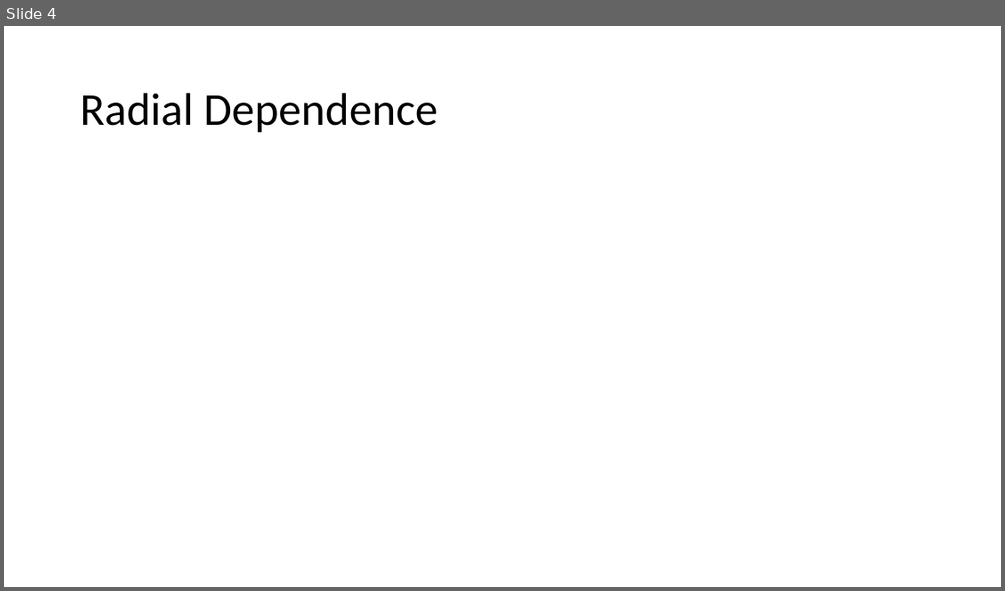
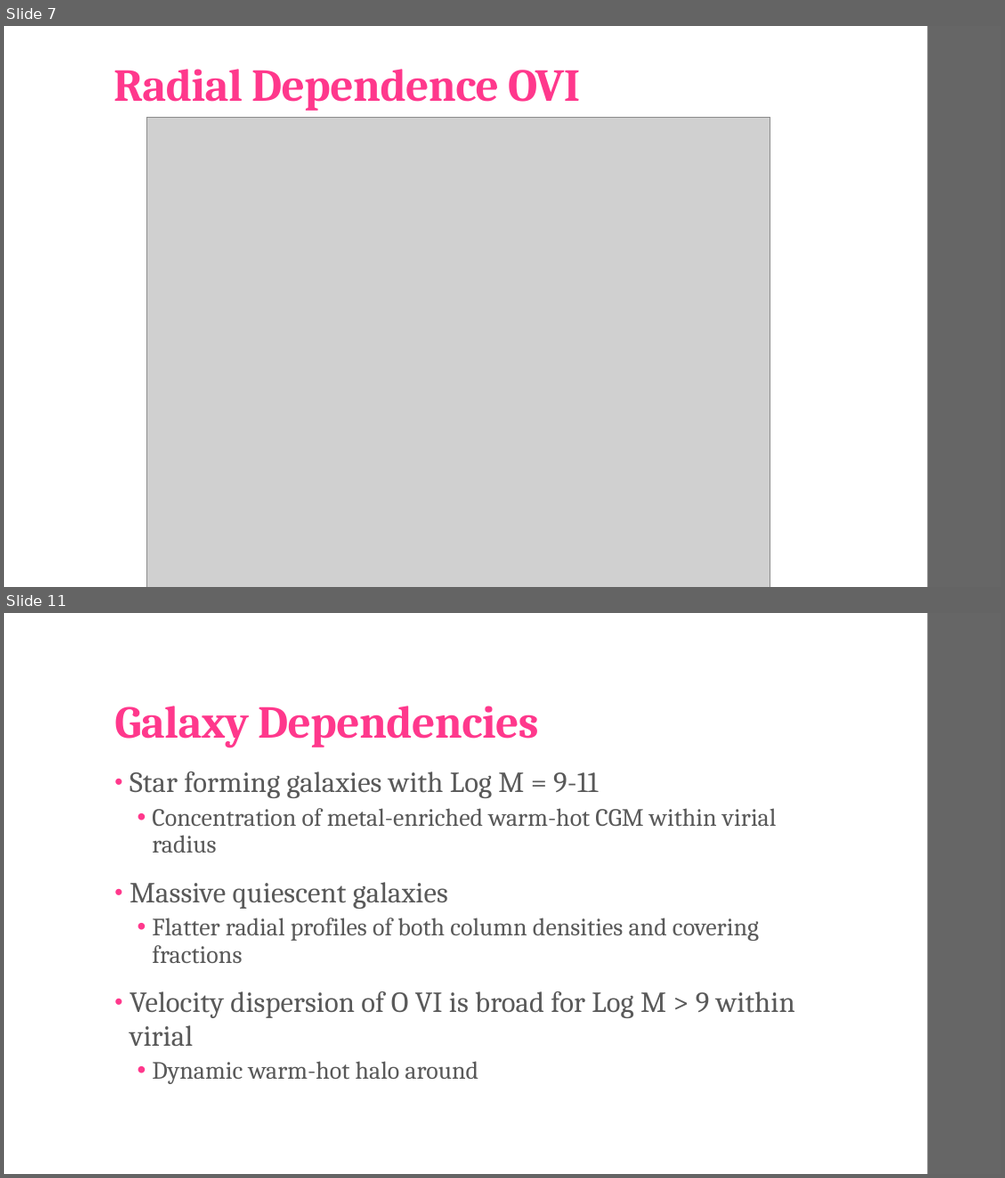
Before and after one commit to brockparker/Research, a slide deck: CGM/CGM_Group_20240329.pptx. Shown one above the other, each under a label of ours: slide 4 before the commit, slides 7 and 11 after it; the slides between them are not shown. The pictures are 1005x591 and 1005x1178 pixels, drawn with LibreOffice and Linux fonts; fonts in the diff are those of the drawing; grey boxes stand for pictures. Boxes give left, top, right and bottom in pixels: in the first picture for what was removed or moved away, otherwise in the second. Text is boxed around its words. In the diff, an @@ line names an element or a change of style, - is before the commit and + after.

```diff
--- a/CGM/CGM_Group_20240329.pptx
+++ b/CGM/CGM_Group_20240329.pptx
@@ slide 11 added at (x1=4, y1=613, x2=1001, y2=1174), background #FFFFFF; not listed: 1 template element that a slide beside it also shows @@
@@ title added at (x1=114, y1=706, x2=538, y2=747), 44 pt, text #FF388C, bold @@
+Galaxy Dependencies
@@ text added at (x1=129, y1=771, x2=795, y2=1084), 24 pt, text #595959 @@
+• Star forming galaxies with Log M = 9-11
+  • Concentration of metal-enriched warm-hot CGM within virial radius
+• Massive quiescent galaxies
+  • Flatter radial profiles of both column densities and covering fractions
+• Velocity dispersion of O VI is broad for Log M > 9 within virial
+  • Dynamic warm-hot halo around
@@ what was slide 4 is now slide 7 @@
@@ slide 7 changed as well @@
@@ title "Radial Dependence OVI" at (x1=113, y1=69, x2=580, y2=111): vertical alignment middle to bottom @@
@@ rectangle added at (x1=928, y1=26, x2=1001, y2=587), fill #666666 @@
@@ title at (x1=113, y1=69, x2=580, y2=111): text changed; font Calibri to Cambria; text colour #000000 to #FF388C; bold on @@
-Radial Dependence
+Radial Dependence OVI
@@ picture added at (x1=146, y1=118, x2=770, y2=587) @@
```
Also in this commit, not shown: 1 other slide changed, 12 other slides added, 4 slides removed.
